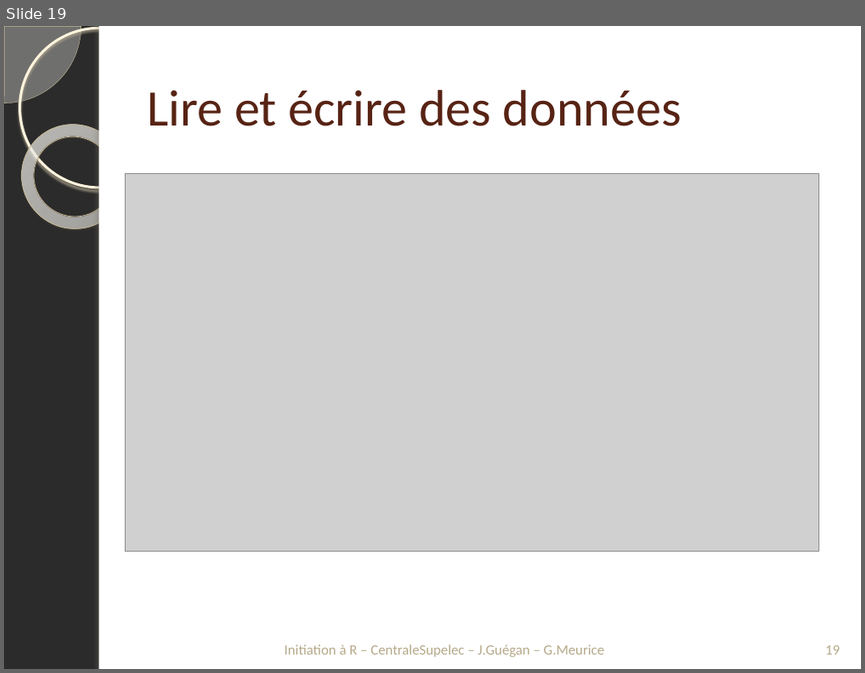
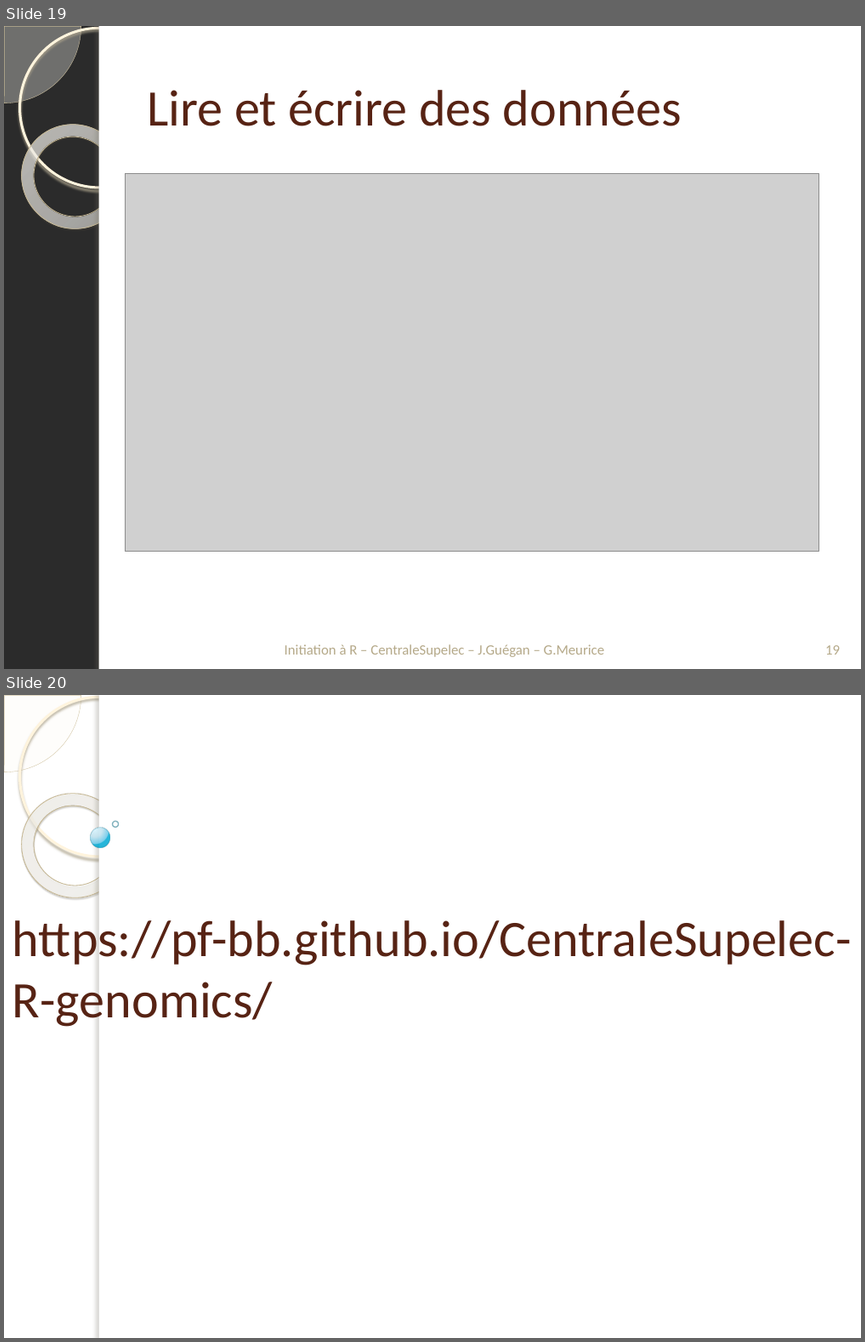
Before and after one commit to PF-BB/CentraleSupelec-R-genomics, a slide deck: docs/source/TP1/TP1_20161027_introR.pptx. Shown one above the other, each under a label of ours: slide 19 before the commit, slides 19 and 20 after it. The pictures are 865x673 and 865x1342 pixels, drawn with LibreOffice and Linux fonts; fonts in the diff are those of the drawing; grey boxes stand for pictures; background and template pictures are left out; a plain dark background stands for a picture behind light text. Boxes give left, top, right and bottom in pixels: in the first picture for what was removed or moved away, otherwise in the second. Text is boxed around its words. In the diff, an @@ line names an element or a change of style, - is before the commit and + after.

```diff
--- a/docs/source/TP1/TP1_20161027_introR.pptx
+++ b/docs/source/TP1/TP1_20161027_introR.pptx
@@ slide 20 added at box(4, 695, 861, 1338), background picture (left out); not listed: 5 template elements that a slide beside it also shows @@
@@ ellipse added at box(113, 821, 119, 827), outline #318093 1 pt @@
@@ ellipse added at box(91, 828, 110, 847), fill gradient #DAF4FF to #C3E3F0 to #6BC7E8 to #00ABD5, outline #308EA5 0.16 pt @@
@@ title added at box(12, 920, 851, 1027), 43 pt, text #572314 @@
+https://pf-bb.github.io/CentraleSupelec-R-genomics/
```
Also in this commit, not shown: 1 other slide added, 1 other file.
